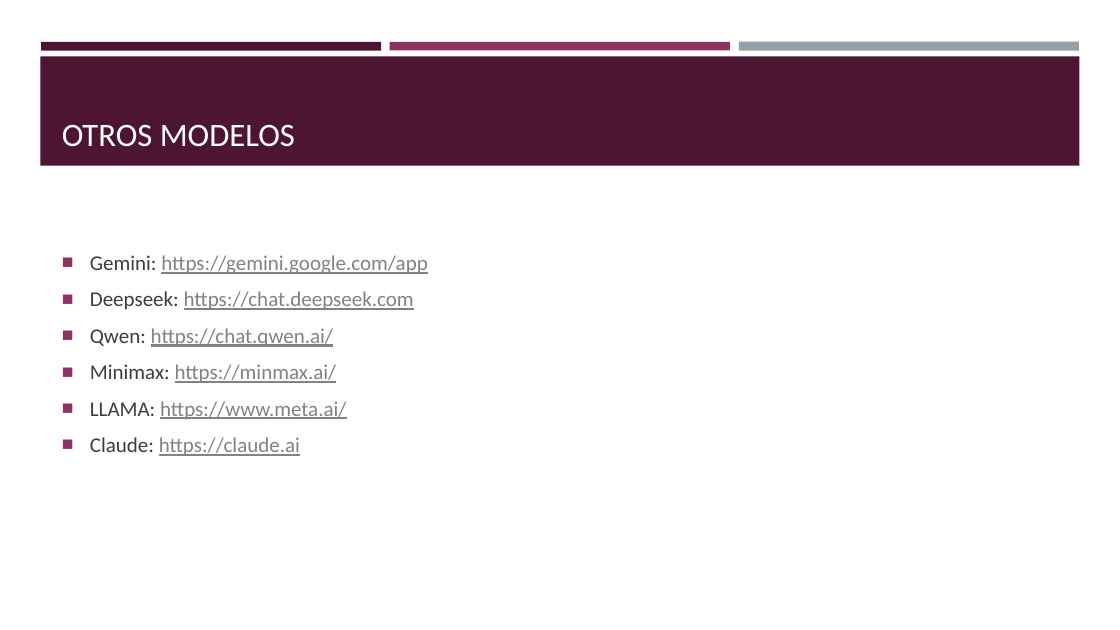
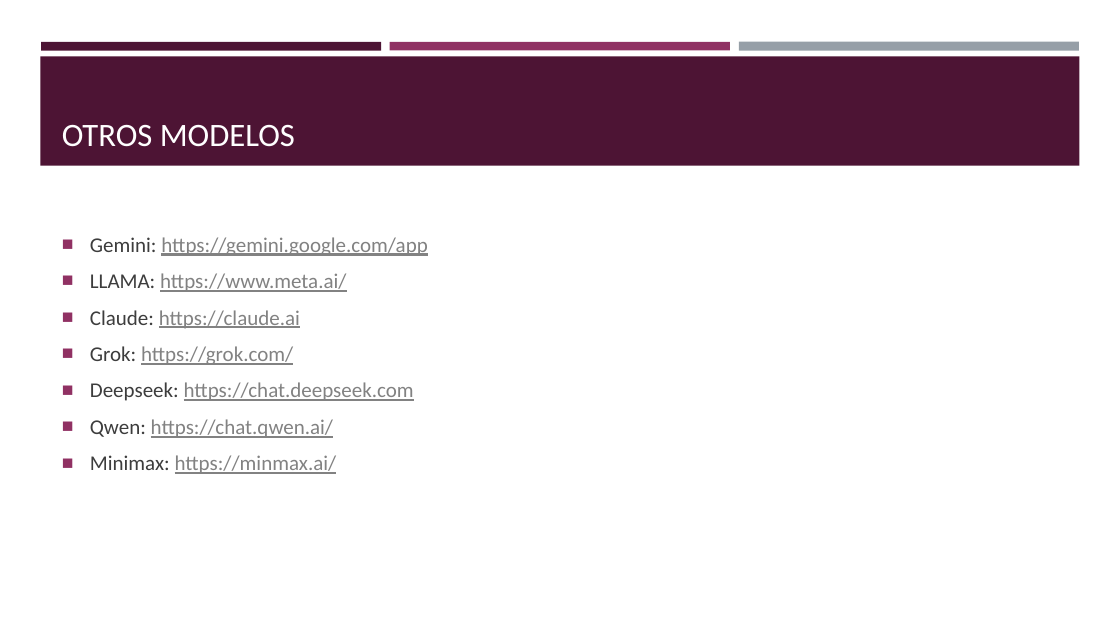
Before and after one commit to jmchema/curso_chatgpt, a slide deck: slide 26 of Introducción a chatgpt.pptx (slide 25 before the commit). Drawn at 1120x630 pixels with LibreOffice and Linux fonts; fonts in the diff are those of the drawing. Boxes give left, top, right and bottom in pixels: in the first picture for what was removed or moved away, otherwise in the second. Text is boxed around its words. In the diff, an @@ line names an element or a change of style, - is before the commit and + after.

```diff
--- a/Introducción a chatgpt.pptx
+++ b/Introducción a chatgpt.pptx
@@ text at (90,273,346,365): paragraphs added @@
+■ LLAMA: https://www.meta.ai/
+■ Claude: https://claude.ai
+■ Grok: https://grok.com/
@@ text at (90,401,346,456): paragraphs removed @@
-■ LLAMA: https://www.meta.ai/
-■ Claude: https://claude.ai
```
Also in this commit, not shown: 11 other slides changed, 1 slide added, 1 other file.
